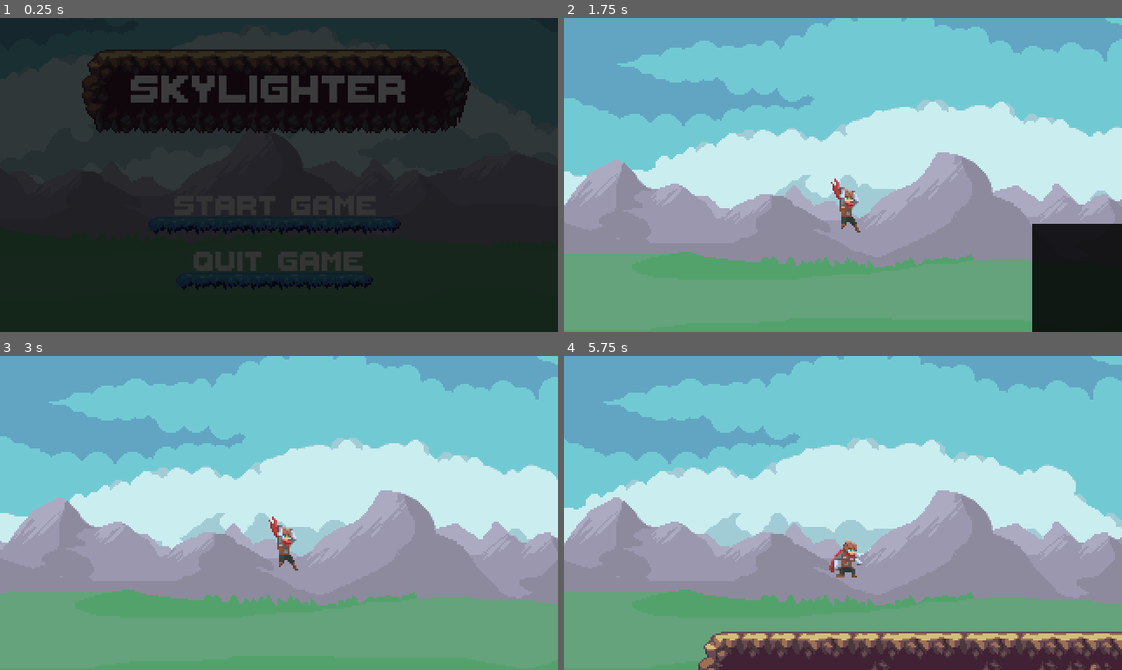
Above: before the commit, frames 1-4 (two rows, left to right).
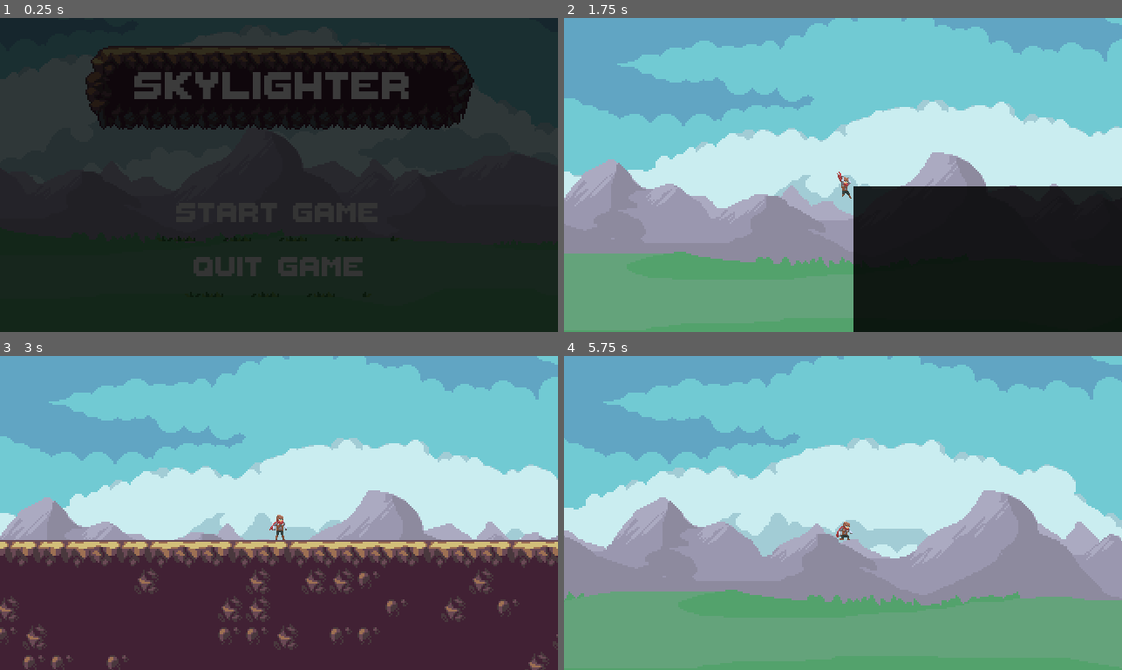
Above: after the commit, the same moments.

Repository: strangerthandev115/HackMT2024
Game: Godot game, scene res://scenes/main/main.tscn
Same seed, same stepped clock (60 frames per second), same inputs: the game is played once before the commit and once after it.
Inputs:
- Up to frame 1 (0.25 s): no input
- Up to frame 2 (1.75 s): click "Start Game" at 0.5 s; click "Start Game" at 1.25 s
- Up to frame 3 (3 s): hold Down (crouch) 2.03-2.78 s; hold Right (right) from 2.03 s (still down); tap Space (jump) at 2.27 s; tap Down (crouch) at 2.85 s
- Up to frame 4 (5.75 s): tap Space (jump) at 3.02, 4.52, 5.27 s; release Right (right) at 3.53 s; hold Left (left) 3.53-4.28 s; hold Down (crouch) 3.53-4.28 s; hold Right (right) from 4.28 s (still down); tap Down (crouch) at 4.35 s; hold Down (crouch) from 5.03 s (still down)

The runs differ from the first frame. In frame 1, 6.6% of the frame differs, in the area x 14-85%, y 8-87%; in frame 2, 18%; in frame 3, 44%, in the area x 0-100%, y 42-100%; in frame 4, 17%.

Commit message:
Update player animation and input handling

Diff:
--- a/project.godot
+++ b/project.godot
@@ -63,6 +63,12 @@
 , Object(InputEventJoypadButton,"resource_local_to_scene":false,"resource_name":"","device":-1,"button_index":1,"pressure":0.0,"pressed":false,"script":null)
 ]
 }
+up={
+"deadzone": 0.5,
+"events": [Object(InputEventKey,"resource_local_to_scene":false,"resource_name":"","device":-1,"window_id":0,"alt_pressed":false,"shift_pressed":false,"ctrl_pressed":false,"meta_pressed":false,"pressed":false,"keycode":0,"physical_keycode":4194320,"key_label":0,"unicode":0,"echo":false,"script":null)
+, Object(InputEventJoypadMotion,"resource_local_to_scene":false,"resource_name":"","device":-1,"axis":1,"axis_value":-1.0,"script":null)
+]
+}
 
 [rendering]
 
--- a/scenes/menu/menu.tscn
+++ b/scenes/menu/menu.tscn
@@ -2,12 +2,11 @@
 
 [ext_resource type="Script" path="res://scenes/menu/menu.gd" id="1_q7gmv"]
 [ext_resource type="PackedScene" uid="uid://cfynsh1cmj2tb" path="res://scenes/paralax_background/paralax_background.tscn" id="2_wlrp5"]
-[ext_resource type="Texture2D" uid="uid://b7804edsrbcqo" path="res://assets/textures/tilesets/tileset.png" id="3_14xbp"]
+[ext_resource type="Texture2D" uid="uid://b7804edsrbcqo" path="res://assets/textures/tilesets/tileset.png" id="3_k3f8g"]
 [ext_resource type="FontFile" uid="uid://bu638ev4rorqq" path="res://assets/fonts/ThaleahFat.ttf" id="4_vm2ku"]
-[ext_resource type="Theme" uid="uid://ccjdu7nrsjjwa" path="res://assets/fonts/font_theme.tres" id="4_ylmq2"]
 
 [sub_resource type="TileSetAtlasSource" id="TileSetAtlasSource_shns0"]
-texture = ExtResource("3_14xbp")
+texture = ExtResource("3_k3f8g")
 0:0/0 = 0
 1:0/0 = 0
 2:0/0 = 0
@@ -83,7 +82,11 @@
 [sub_resource type="TileSet" id="TileSet_dys3a"]
 sources/0 = SubResource("TileSetAtlasSource_shns0")
 
-[sub_resource type="StyleBoxFlat" id="StyleBoxFlat_q7jek"]
+[sub_resource type="Theme" id="Theme_p0a06"]
+default_font = ExtResource("4_vm2ku")
+default_font_size = 35
+
+[sub_resource type="StyleBoxFlat" id="StyleBoxFlat_o0bd3"]
 content_margin_left = 4.0
 content_margin_top = 4.0
 content_margin_right = 4.0
@@ -174,32 +177,31 @@
 [node name="ParalaxBackground" parent="." instance=ExtResource("2_wlrp5")]
 
 [node name="TitleNameMap" type="TileMap" parent="."]
-position = Vector2(-2, 2)
 tile_set = SubResource("TileSet_dys3a")
 format = 2
-layer_0/tile_data = PackedInt32Array(65539, 0, 0, 131075, 0, …(674 unchanged characters)… , 65550, 65536, 0, 65551, 65536, 0, 458766, 851968, 2, 458759, 786432, 2, 458760, 720896, 2, 458761, 786432, 2, 458763, 786432, 2, 458765, 786432, 2, 458764, 720896, 2, 458762, 720896, 2, 589830, 655360, 2, 589837, 851968, 2, 589831, 720896, 2, 589833, 720896, 2, 589835, 786432, 2, 589832, 786432, 2, 589834, 786432, 2, 589836, 720896, 2, 458757, 655360, 2, 458758, 720896, 2)
+layer_0/tile_data = PackedInt32Array(65539, 0, 0, 131075, 0, …(674 unchanged characters)… , 65550, 65536, 0, 65551, 65536, 0, 458758, 458752, 1, 458766, 589824, 1, 458757, 393216, 1, 458759, 524288, 1, 458760, 458752, 1, 458761, 524288, 1, 458763, 524288, 1, 458765, 524288, 1, 458764, 458752, 1, 458762, 458752, 1, 589830, 393216, 1, 589837, 589824, 1, 589831, 458752, 1, 589833, 458752, 1, 589835, 458752, 1, 589832, 524288, 1, 589834, 524288, 1, 589836, 524288, 1)
 
 [node name="TitleText" type="RichTextLabel" parent="TitleNameMap"]
 offset_left = 77.0
 offset_top = 23.0
 offset_right = 240.0
 offset_bottom = 63.0
-theme = ExtResource("4_ylmq2")
+theme = SubResource("Theme_p0a06")
 text = "skylighter"
 
 [node name="StartGame" type="Button" parent="."]
-offset_left = 87.0
-offset_top = 96.0
-offset_right = 232.0
-offset_bottom = 120.0
+offset_left = 88.0
+offset_top = 100.0
+offset_right = 233.0
+offset_bottom = 124.0
 theme = SubResource("Theme_npxxk")
 text = "Start Game"
 
 [node name="QuitGame" type="Button" parent="."]
 offset_left = 88.0
-offset_top = 128.0
+offset_top = 131.0
 offset_right = 233.0
-offset_bottom = 152.0
+offset_bottom = 155.0
 theme = SubResource("Theme_npxxk")
 text = "Quit Game"
 
--- a/scenes/player/player.gd
+++ b/scenes/player/player.gd
@@ -17,16 +17,15 @@
 var jump_num = max_jumps
 var is_crouching = false
 var stuck_under_object = false
+var is_climbing = false
 
 var standing_cshape = preload("res://scenes/player/StandingCollisionShape.tres")
 var crouching_cshape = preload("res://scenes/player/CrouchCollisionShape.tres")
-
 
 #this happens onece when load into the screen
 func _ready():
 	position = start_position
 	anim.active = true
-
 
 #executes every frame, for non physics processes
 func _process(delta):
@@ -53,18 +52,20 @@
 		jumpParticles.gravity = Vector2(velocity.x / 8, -velocity.y / 8)
 		jumpParticles.emitting = 0 - 20
 
+	var horizontal_direction = Input.get_action_strength("right") - Input.get_action_strength("left")
 
+	if is_climbing:
+		velocity.y = Input.get_action_strength("ui_up") - Input.get_action_strength("ui_down")
+	else:
+		#horixontal movement mechanics
+		#horizontal direction is between -1 and 1 both or neither is 0
+		velocity.x += speed * horizontal_direction #adds the speed times direction to velocity
+		velocity.x -= velocity.x * (drag*delta)
 
-	#horixontal movement mechanics
-	#horizontal direction is between -1 and 1 both or neither is 0
-	var horizontal_direction = Input.get_action_strength("right") - Input.get_action_strength("left")
-	velocity.x += speed * horizontal_direction #adds the speed times direction to velocity
-	velocity.x -= velocity.x * (drag*delta)
-
-	if velocity.x > terminal_velocity: #set terminal velocities
-		velocity.x = terminal_velocity
-	elif velocity.x< -terminal_velocity:
-		velocity.x = -terminal_velocity
+		if velocity.x > terminal_velocity: #set terminal velocities
+			velocity.x = terminal_velocity
+		elif velocity.x< -terminal_velocity:
+			velocity.x = -terminal_velocity
 	if horizontal_direction != 0: #update animation
 		switch_direction(horizontal_direction)
 
@@ -100,7 +101,7 @@
 	else:
 		anim.set("parameters/in_air_state/transition_request", "air") #air
 
-	if horizontal_direction == 0:
+	if horizontal_direction == 0 || is_on_wall():
 		anim.set("parameters/movement/transition_request", "static") #not moving
 	else:
 		anim.set("parameters/movement/transition_request", "moving") #moving
--- a/scenes/player/player.tscn
+++ b/scenes/player/player.tscn
@@ -288,7 +288,7 @@
 animation = &"crouch"
 
 [sub_resource type="AnimationNodeAnimation" id="AnimationNodeAnimation_wc61a"]
-animation = &"crouch (idle)"
+animation = &"RESET"
 
 [sub_resource type="AnimationNodeAnimation" id="AnimationNodeAnimation_elch2"]
 animation = &"death"
@@ -297,7 +297,7 @@
 animation = &"falling"
 
 [sub_resource type="AnimationNodeAnimation" id="AnimationNodeAnimation_ixa2u"]
-animation = &"crouch (idle)"
+animation = &"idle"
 
 [sub_resource type="AnimationNodeTransition" id="AnimationNodeTransition_v13v0"]
 input_0/name = "ground"
@@ -338,7 +338,7 @@
 animation = &"run"
 
 [sub_resource type="AnimationNodeBlendTree" id="AnimationNodeBlendTree_7hmb2"]
-graph_offset = Vector2(-523.2, -81.6)
+graph_offset = Vector2(-911.04, -159.36)
 nodes/Static_crouching/node = SubResource("AnimationNodeTransition_pi4tb")
 nodes/Static_crouching/position = Vector2(-100, 20)
 nodes/air_crouch/node = SubResource("AnimationNodeTransition_wfhvm")
@@ -378,15 +378,14 @@
 colors = PackedColorArray(0.880983, 0.956011, 0.815313, 0.976471, 0.476978, 0.642161, 0.529121, 0)
 
 [node name="Player" type="CharacterBody2D"]
+scale = Vector2(0.5, 0.5)
 script = ExtResource("1_lsbkp")
 metadata/player = false
 
 [node name="AnimatedSprite2D" type="AnimatedSprite2D" parent="."]
 position = Vector2(0, -17.5)
 sprite_frames = ExtResource("1_fgoj4")
-animation = &"crouch (idle)"
-autoplay = "idle"
-frame = 1
+animation = &"idle"
 
 [node name="AnimationPlayer" type="AnimationPlayer" parent="."]
 libraries = {
--- a/scenes/player/player_frames.tres
+++ b/scenes/player/player_frames.tres
@@ -365,7 +365,7 @@
 "duration": 1.0,
 "texture": SubResource("AtlasTexture_6ucg3")
 }],
-"loop": true,
+"loop": false,
 "name": &"idle",
 "speed": 4.0
 }, {
@@ -403,6 +403,11 @@
 "loop": false,
 "name": &"jump",
 "speed": 10.0
+}, {
+"frames": [],
+"loop": true,
+"name": &"new_animation",
+"speed": 5.0
 }, {
 "frames": [{
 "duration": 1.0,
Not shown: 4 places in scenes/menu/menu.tscn that only renumber resources
